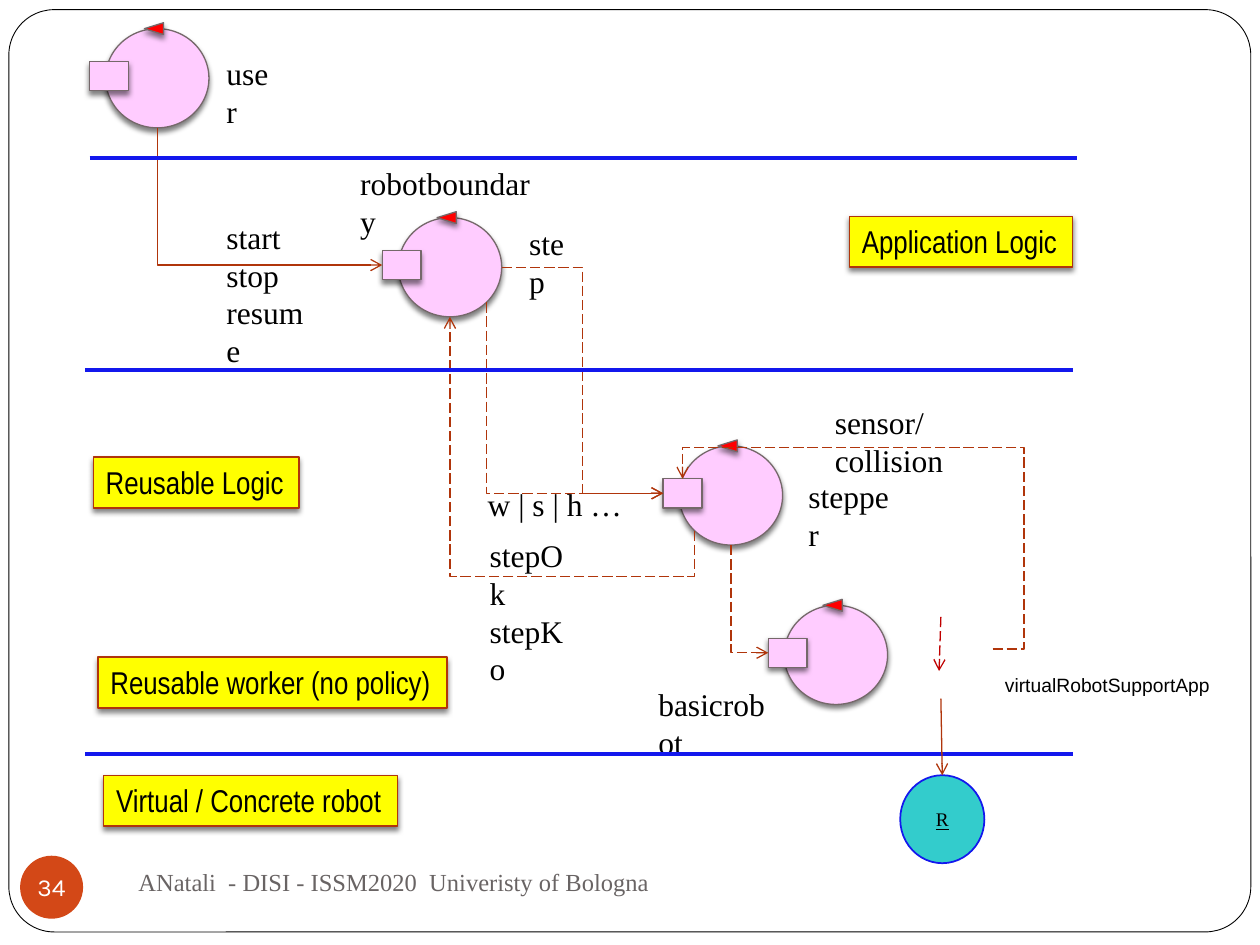
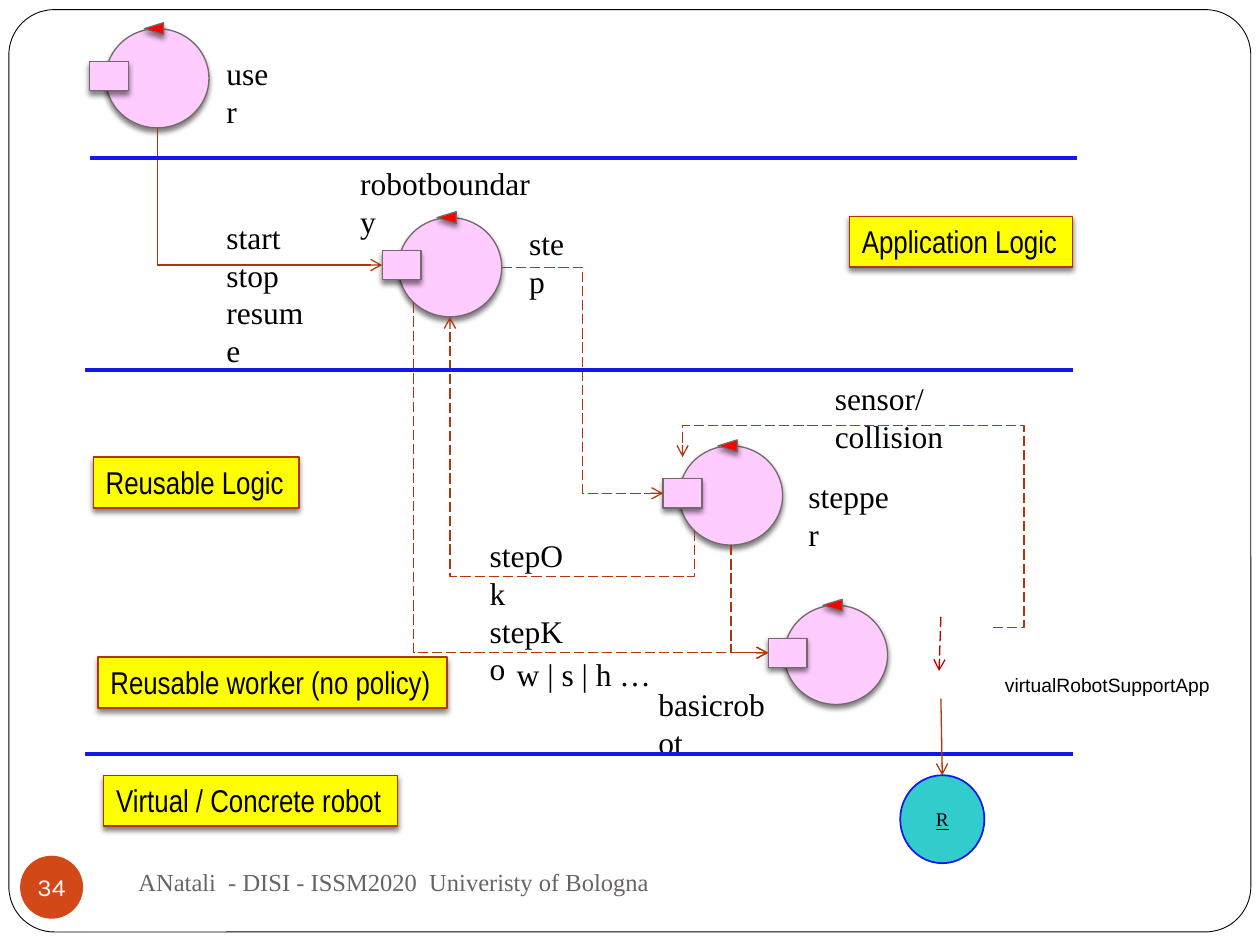
Before and after one commit to anatali/iss2020LabBo, a slide deck: slide 34 of it.unibo.issLabStart/userDocs/ISSM2020.pptx. Drawn at 1260x945 pixels with LibreOffice and Linux fonts; fonts in the diff are those of the drawing; background and template pictures are left out. Boxes give left, top, right and bottom in pixels: in the first picture for what was removed or moved away, otherwise in the second. Text is boxed around its words. In the diff, an @@ line names an element or a change of style, - is before the commit and + after.

```diff
--- a/it.unibo.issLabStart/userDocs/ISSM2020.pptx
+++ b/it.unibo.issLabStart/userDocs/ISSM2020.pptx
@@ elbow arrow moved from (486, 302) - (663, 494) to (413, 302) - (769, 653) @@
@@ text "sensor/collision": place and size @@
-text "sensor/collision" at (835,413,943,473)
+text "sensor/collision" at (835,389,943,449)
@@ elbow arrow moved from (993, 649) - (683, 479) to (993, 627) - (683, 457) @@
@@ text "w | s | h ...": place and size @@
-text "w | s | h ..." at (488,492,583,517)
+text "w | s | h ..." at (517,664,612,687)
```
Also in this commit, not shown: 1 other slide changed, 11 other files.
